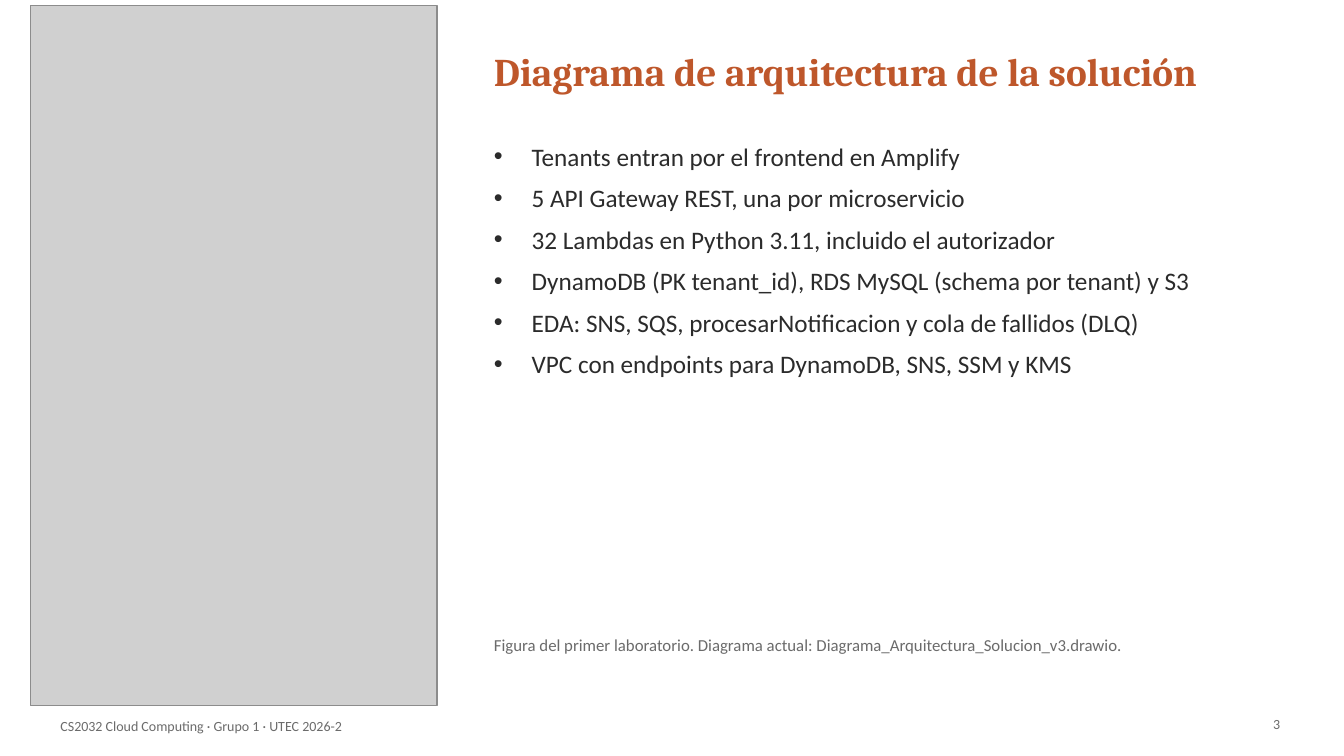
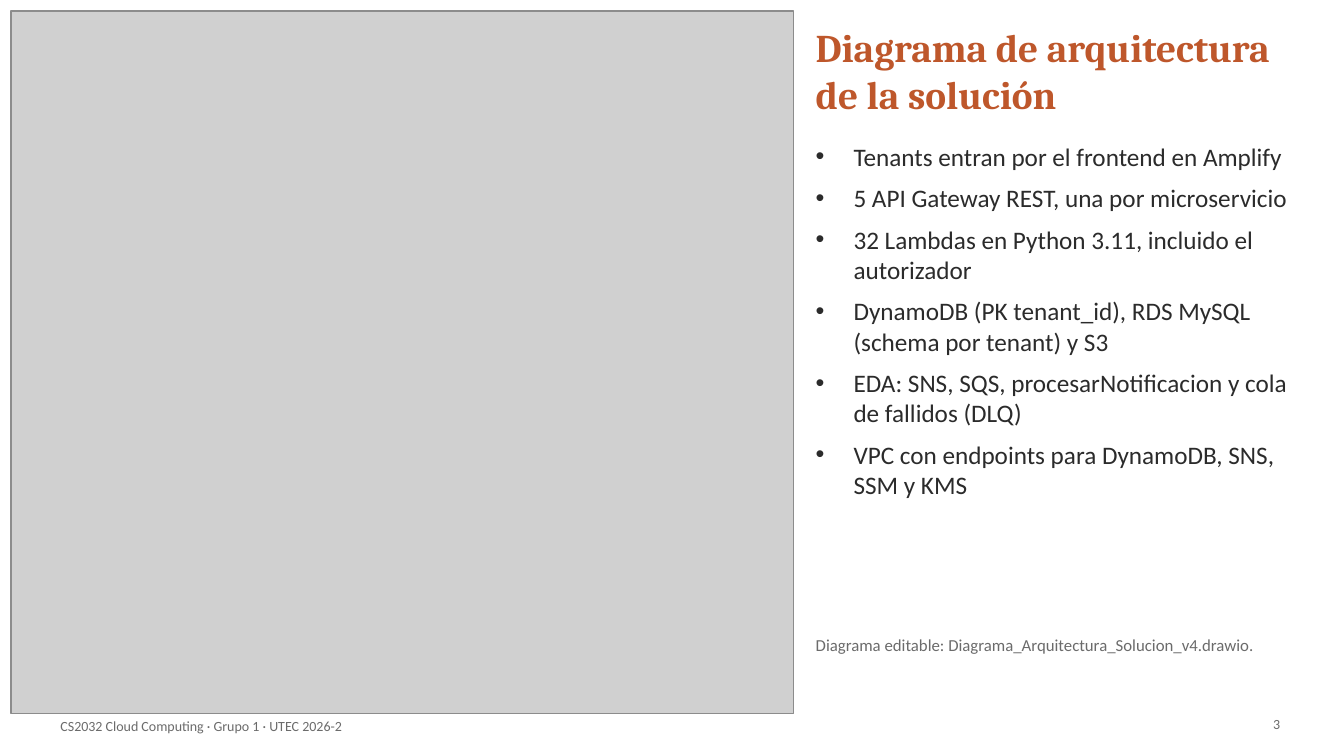
Before and after one commit to santiagodavila-ops/Proyecto-Final-Cloud-Computing-v2, a slide deck: slide 3 of presentacion/Presentacion_CS2032_Grupo1.pptx. Drawn at 1344x756 pixels with LibreOffice and Linux fonts; fonts in the diff are those of the drawing; grey boxes stand for pictures. Boxes give left, top, right and bottom in pixels: in the first picture for what was removed or moved away, otherwise in the second. Text is boxed around its words. In the diff, an @@ line names an element or a change of style, - is before the commit and + after.

Commit message:
Actualiza el diagrama de arquitectura a v4 y la presentación

```diff
--- a/presentacion/Presentacion_CS2032_Grupo1.pptx
+++ b/presentacion/Presentacion_CS2032_Grupo1.pptx
@@ picture: place and size @@
-picture at (30, 5, 438, 706)
+picture at (11, 11, 793, 714)
@@ text "Diagrama de arquitectura de la ..." rewrapped from (494, 58, 1197, 95) to (816, 35, 1270, 110) @@
@@ text "Tenants entran por el frontend ..." rewrapped from (532, 148, 1189, 377) to (854, 148, 1287, 498) @@
@@ text at (816, 639, 1253, 654): text changed @@
-Figura del primer laboratorio. Diagrama actual: Diagrama_Arquitectura_Solucion_v3.drawio.
+Diagrama editable: Diagrama_Arquitectura_Solucion_v4.drawio.
```
Also in this commit, not shown: 1 other file.
